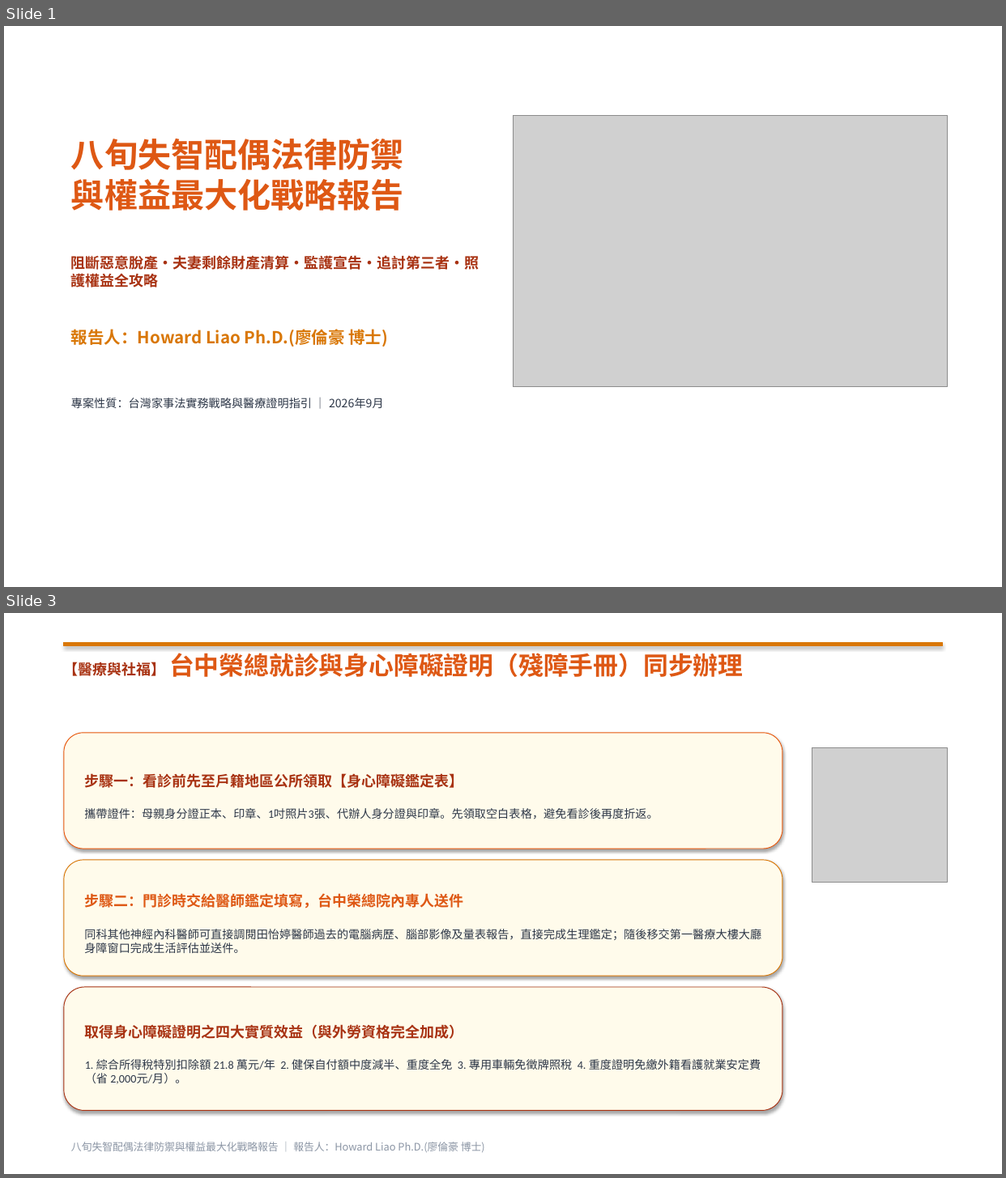
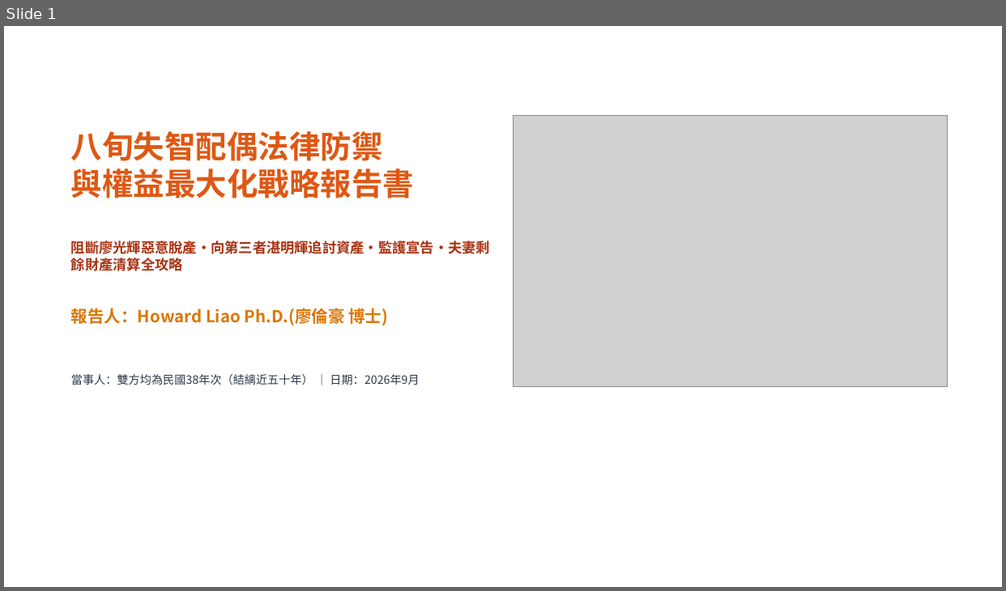
Before and after one commit to HowardLiao/HermesAgent, a slide deck: 3.住/legal_strategy_presentation.pptx. Shown one above the other, each under a label of ours: slides 1 and 3 before the commit, slide 1 after it; the slides between them are not shown. The pictures are 1006x1178 and 1006x591 pixels, drawn with LibreOffice and Linux fonts; fonts in the diff are those of the drawing; grey boxes stand for pictures. Boxes give left, top, right and bottom in pixels: in the first picture for what was removed or moved away, otherwise in the second. Text is boxed around its words. In the diff, an @@ line names an element or a change of style, - is before the commit and + after.

Commit message:
feat: complete legal strategy report for Liao Kuang-Hui and Chan Ming-Hui case

```diff
--- a/3.住/legal_strategy_presentation.pptx
+++ b/3.住/legal_strategy_presentation.pptx
@@ slide 3 removed at <box>4,613,1002,1174</box>, background #FFFFFF @@
@@ rectangle removed at <box>64,643,942,646</box> @@
@@ text removed at <box>64,653,743,677</box> @@
-【醫療與社福】 台中榮總就診與身心障礙證明（殘障手冊）同步辦理
@@ rounded rectangle removed at <box>64,733,782,849</box> @@
-步驟一：看診前先至戶籍地區公所領取【身心障礙鑑定表】
-攜帶證件：母親身分證正本、印章、1吋照片3張、代辦人身分證與印章。先領取空白表格，避免看診後再度折返。
@@ picture removed at <box>812,747,948,883</box> @@
@@ rounded rectangle removed at <box>64,860,782,976</box> @@
-步驟二：門診時交給醫師鑑定填寫，台中榮總院內專人送件
-同科其他神經內科醫師可直接調閱田怡婷醫師過去的電腦病歷、腦部影像及量表報告，直接完成生理鑑定；隨後移交第一醫療大樓大廳身障窗口完成生活評估並送件。
@@ rounded rectangle removed at <box>64,987,782,1111</box> @@
-取得身心障礙證明之四大實質效益（與外勞資格完全加成）
-1. 綜合所得稅特別扣除額 21.8 萬元/年 2. 健保自付額中度減半、重度全免 3. 專用車輛免徵牌照稅 4. 重度證明免繳外籍看護就業安定費（省 2,000元/月）。
@@ text removed at <box>71,1142,485,1152</box> @@
-八旬失智配偶法律防禦與權益最大化戰略報告 ｜ 報告人：Howard Liao Ph.D.(廖倫豪 博士)
@@ slide 1 changed as well @@
@@ text "八旬失智配偶法律防禦 與權益最大化戰略報告書": place and size @@
-text "八旬失智配偶法律防禦 與權益最大化戰略報告書" at <box>71,139,479,408</box>
+text "八旬失智配偶法律防禦 與權益最大化戰略報告書" at <box>71,131,490,385</box>
@@ text at <box>71,131,490,271</box>: text changed; size 14 to 13.5 pt @@
-八旬失智配偶法律防禦
-與權益最大化戰略報告
-阻斷惡意脫產・夫妻剩餘財產清算・監護宣告・追討第三者・照護權益全攻略
+八旬失智配偶法律防禦
+與權益最大化戰略報告書
+阻斷廖光輝惡意脫產・向第三者湛明輝追討資產・監護宣告・夫妻剩餘財產清算全攻略
@@ text at <box>71,308,388,326</box>: less space between paragraphs @@
@@ text at <box>71,374,419,385</box>: text changed @@
-專案性質：台灣家事法實務戰略與醫療證明指引 ｜ 2026年9月
+當事人：雙方均為民國38年次（結縭近五十年） ｜ 日期：2026年9月
```
Also in this commit, not shown: 2 other slides changed, 2 slides added, 3 other slides removed, 3 other files.
